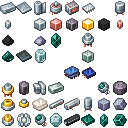
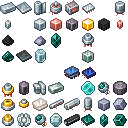
The second w=128, h=128 image is a revision of the first. Changes to its layers:
renamed "Layer 26" to "obsidian_thinrgrgdfsdg", painted on it over [81, 81, 95, 95]
